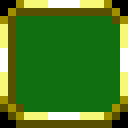
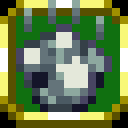
Layers edited between the first and the second 128 × 128 image:
painted on "Layer 2" over <box>16,0,112,112</box>
